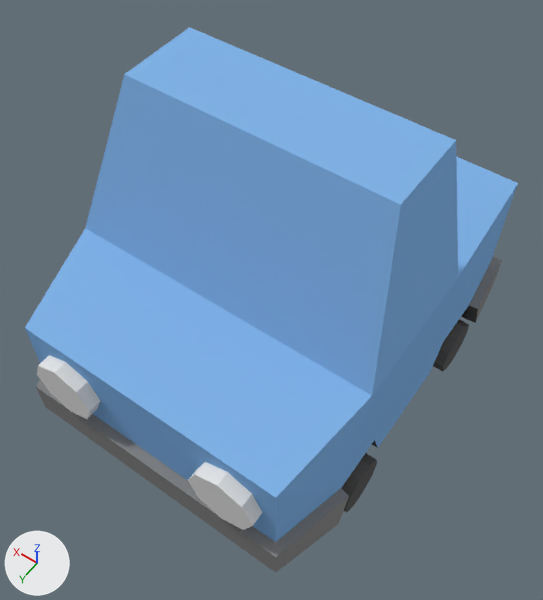
Two versions of the Blender file Assets/Models/CarTruck.blend, one commit apart.
One viewpoint serves both versions: a 50 mm camera at (-0.578, 0.552, 1.445) aimed at (-0.031, -0.213, 0.242). The axes (+X, +Y, +Z) are drawn at lower left. The lights are the same throughout.

Objects in the first picture: 'Sudan'.
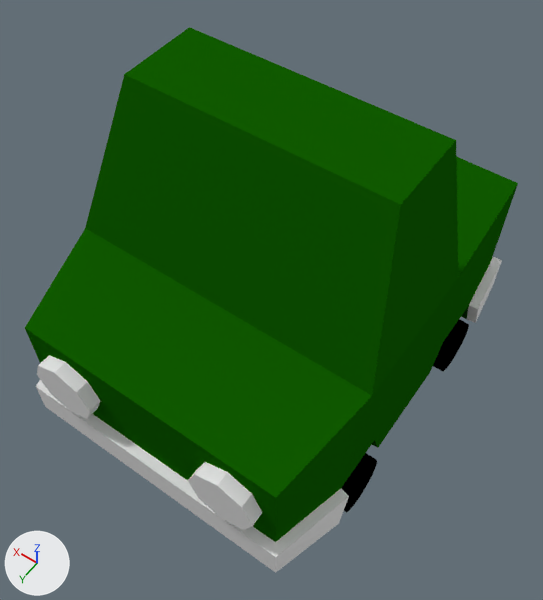
The newer file is also rescaled (x1.1), turned or shifted as a whole; pictures and numbers use the older file's frame.

Location of each change, (x1, y1, x2, y2) in pixels of the pictures (543 x 600 px):
'Sudan', recoloured (blue to green)
    both: (25, 27, 518, 573)

The change in detail:
Material 'Bumper' (mat_bumper) changes colour from grey #888888 to white #e7e7e7; in linear values from (0.247, 0.247, 0.247) to (0.8, 0.8, 0.8).
Material 'Wheel' (mat_wheel) changes colour from dark grey #5d5d5d to black #000000; in linear values from (0.109, 0.109, 0.109) to (0.0, 0.0, 0.0).
Material 'Truck' (mat_truck) changes colour from blue #82b4e7 to dark green #105c00; in linear values from (0.223, 0.454, 0.8) to (0.00539, 0.107, 0.0).
